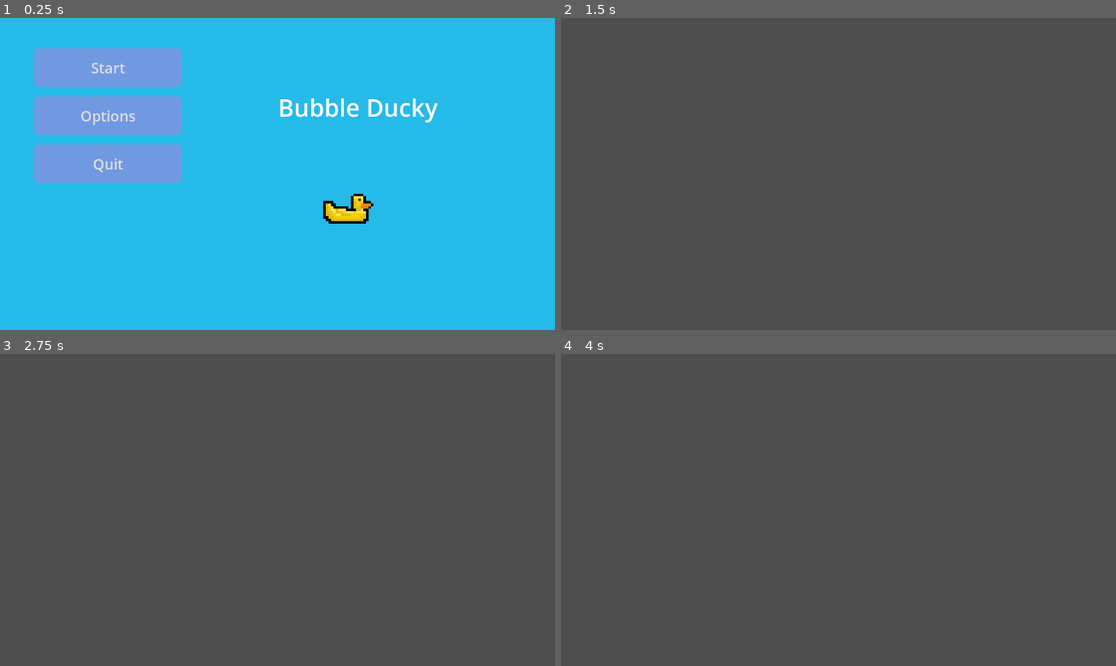
Above: before the commit, frames 1-4 (two rows, left to right).
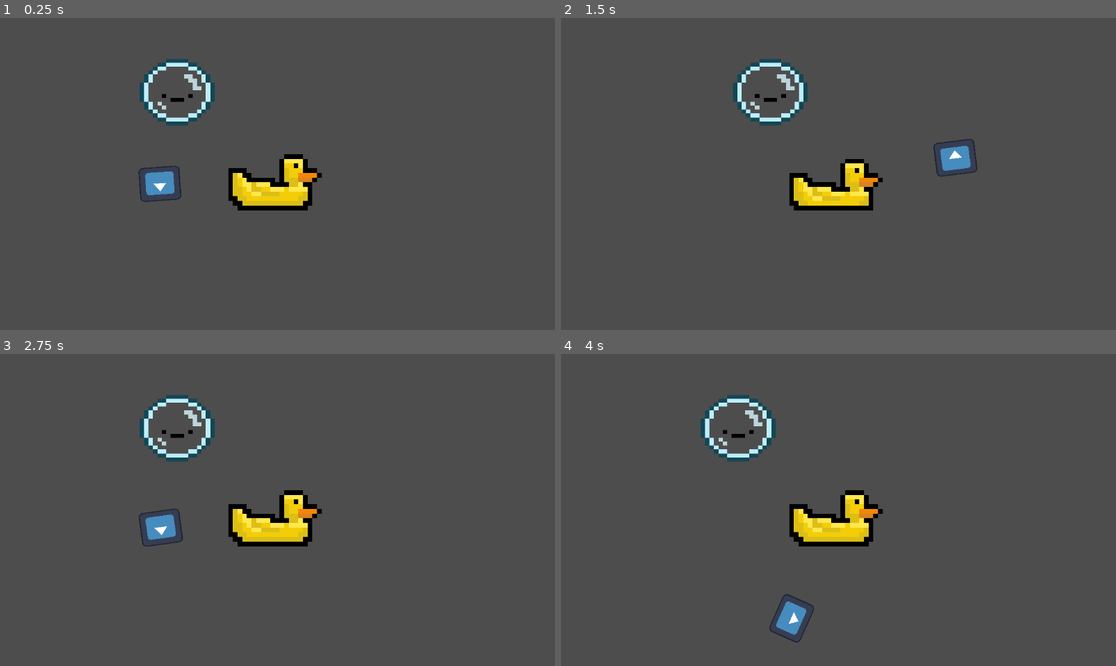
Above: after the commit, the same moments.

Repository: MeIsGroot/GGJ
Game: Godot game, scene res://MAIN.tscn
Two runs of this game, one before a commit and one after it. Both use one fixed random seed, a clock stepped at 60 frames per second and the inputs below. Before the commit the project starts from res://scenes/mainMenu/start_menu.tscn. The engine's default icon, where the game draws it, is replaced by a stand-in: a white triangle on a blue panel in a dark square.
Inputs (mouse positions are in pixels of both pictures, inside the frame that each line leads up to):
- Up to frame 1 (0.25 s): no input
- Up to frame 2 (1.5 s): click (666, 114) at 0.5 s, where only the run before the commit has a clickable "Options"; tap Enter at 1.25 s; move the mouse to (960, 158) at 1.27 s; tap A (KEY_A) at 1.35 s
- Up to frame 3 (2.75 s): move the mouse to (166, 525) at 2.02 s; tap D (KEY_D) at 2.1 s
- Up to frame 4 (4 s): tap Space at 2.75 s; move the mouse to (894, 441) at 2.77 s; tap S (KEY_S) at 2.85 s; tap Enter at 3.5 s; move the mouse to (810, 572) at 3.52 s; tap W (KEY_W) at 3.6 s

The runs differ from the first frame. In frame 1, 100% of the frame differs, in the area x 0-100%, y 0-100%; in frame 2, 3.4%; in frame 3, 3.6%; in frame 4, 3.6%.

Commit message:
aiming completed

Diff:
--- a/BubbleDucky/scenes/mainGame/BUBBLE.tscn
+++ b/BubbleDucky/BUBBLE.tscn
@@ -1,6 +1,6 @@
 [gd_scene load_steps=3 format=3 uid="uid://dg1qgr4esnkde"]
 
-[ext_resource type="Texture2D" uid="uid://dsft7l6e62d8g" path="res://assets/bubble/BubbleEnemy.png" id="1_qvjex"]
+[ext_resource type="Texture2D" uid="uid://bnevjf6o6trlg" path="res://DevAssets/BubbleEnemy.png" id="1_qvjex"]
 
 [sub_resource type="CircleShape2D" id="CircleShape2D_mmikx"]
 radius = 76.4199
--- /dev/null
+++ b/BubbleDucky/MAIN.tscn
@@ -0,0 +1,12 @@
+[gd_scene load_steps=3 format=3 uid="uid://dh41dsn30kkcf"]
+
+[ext_resource type="PackedScene" uid="uid://b0ok2o7ax35lh" path="res://Player.tscn" id="1_itwyn"]
+[ext_resource type="PackedScene" uid="uid://dg1qgr4esnkde" path="res://BUBBLE.tscn" id="2_6vlh1"]
+
+[node name="Main" type="Node2D"]
+
+[node name="Player" parent="." instance=ExtResource("1_itwyn")]
+position = Vector2(45.9006, -2.14966)
+
+[node name="Bubble" parent="." instance=ExtResource("2_6vlh1")]
+position = Vector2(-178, -156)
--- a/BubbleDucky/scenes/mainGame/Player.tscn
+++ b/BubbleDucky/Player.tscn
@@ -1,7 +1,8 @@
-[gd_scene load_steps=6 format=3 uid="uid://b0ok2o7ax35lh"]
+[gd_scene load_steps=8 format=3 uid="uid://b0ok2o7ax35lh"]
 
-[ext_resource type="Texture2D" uid="uid://d0bhwa2e3dlvi" path="res://assets/ducky/BubbleDuck.png" id="1_0n16c"]
-[ext_resource type="Script" path="res://scripts/mainGame/player.gd" id="1_swl2g"]
+[ext_resource type="Texture2D" uid="uid://bfatjfjrmfh1v" path="res://DevAssets/BubbleDuck.png" id="1_0n16c"]
+[ext_resource type="Script" path="res://player.gd" id="1_swl2g"]
+[ext_resource type="PackedScene" uid="uid://mgxj8nsutm4v" path="res://shooter.tscn" id="2_xj04y"]
 
 [sub_resource type="AtlasTexture" id="AtlasTexture_sf8i2"]
 atlas = ExtResource("1_0n16c")
@@ -25,13 +26,14 @@
 "speed": 1.0
 }]
 
+[sub_resource type="CapsuleShape2D" id="CapsuleShape2D_5eolo"]
+radius = 52.0
+height = 192.0
+
 [node name="Player" type="CharacterBody2D"]
 script = ExtResource("1_swl2g")
 
-[node name="CollisionPolygon2D" type="CollisionPolygon2D" parent="."]
-position = Vector2(0, 18)
-scale = Vector2(5.48289, 4.52665)
-polygon = PackedVector2Array(-22, -17, -22, 17, 19, 17, 19, -17)
+[node name="Shooter" parent="." instance=ExtResource("2_xj04y")]
 
 [node name="Camera2D" type="Camera2D" parent="."]
 
@@ -42,3 +44,8 @@
 scale = Vector2(9.71875, 9.71875)
 sprite_frames = SubResource("SpriteFrames_6710x")
 frame_progress = 0.161874
+
+[node name="CollisionShape2D" type="CollisionShape2D" parent="."]
+position = Vector2(-9, 20)
+rotation = 1.5708
+shape = SubResource("CapsuleShape2D_5eolo")
--- a/BubbleDucky/scenes/mainGame/enemy_spawner.tscn
+++ b/BubbleDucky/enemy_spawner.tscn
@@ -1,6 +1,6 @@
 [gd_scene load_steps=3 format=3 uid="uid://ccif0g3qm8egy"]
 
-[ext_resource type="Script" path="res://scripts/mainGame/enemy_spawner.gd" id="1_id6h2"]
+[ext_resource type="Script" path="res://enemy_spawner.gd" id="1_id6h2"]
 [ext_resource type="Texture2D" uid="uid://cgx0p1gjhl2bk" path="res://icon.svg" id="2_w26b7"]
 
 [node name="EnemySpawner" type="Node2D"]
--- /dev/null
+++ b/BubbleDucky/node_2d.tscn
@@ -0,0 +1,3 @@
+[gd_scene format=3 uid="uid://dcrvksvca8ftt"]
+
+[node name="Node2D" type="Node2D"]
--- a/BubbleDucky/project.godot
+++ b/BubbleDucky/project.godot
@@ -11,7 +11,7 @@
 [application]
 
 config/name="BubbleDucky"
-run/main_scene="res://scenes/mainMenu/start_menu.tscn"
+run/main_scene="res://MAIN.tscn"
 config/features=PackedStringArray("4.3", "Mobile")
 config/icon="res://icon.svg"
 
--- a/BubbleDucky/scenes/mainGame/MAIN.tscn
+++ /dev/null
@@ -1,12 +0,0 @@
-[gd_scene load_steps=3 format=3 uid="uid://c0jswxfiatoou"]
-
-[ext_resource type="PackedScene" uid="uid://b0ok2o7ax35lh" path="res://scenes/mainGame/Player.tscn" id="1_yjisv"]
-[ext_resource type="PackedScene" uid="uid://dg1qgr4esnkde" path="res://scenes/mainGame/BUBBLE.tscn" id="2_ke5ja"]
-
-[node name="Main" type="Node2D"]
-
-[node name="Player" parent="." instance=ExtResource("1_yjisv")]
-position = Vector2(45.9006, -2.14966)
-
-[node name="Bubble" parent="." instance=ExtResource("2_ke5ja")]
-position = Vector2(-178, -156)
--- a/BubbleDucky/scenes/mainGame/main_game.tscn
+++ /dev/null
@@ -1,3 +0,0 @@
-[gd_scene format=3 uid="uid://deeonkjnqwk1a"]
-
-[node name="Node2D" type="Node2D"]
--- a/BubbleDucky/scenes/mainMenu/settings.tscn
+++ /dev/null
@@ -1,9 +0,0 @@
-[gd_scene format=3 uid="uid://dysymo7ptdwh2"]
-
-[node name="settings" type="Control"]
-layout_mode = 3
-anchors_preset = 15
-anchor_right = 1.0
-anchor_bottom = 1.0
-grow_horizontal = 2
-grow_vertical = 2
--- a/BubbleDucky/scenes/mainMenu/start_menu.tscn
+++ /dev/null
@@ -1,108 +0,0 @@
-[gd_scene load_steps=8 format=3 uid="uid://bw1h07523eteq"]
-
-[ext_resource type="Script" path="res://scripts/mainMenu/start_menu.gd" id="1_ahxd5"]
-[ext_resource type="Texture2D" uid="uid://d0bhwa2e3dlvi" path="res://assets/ducky/BubbleDuck.png" id="2_kk16u"]
-
-[sub_resource type="StyleBoxFlat" id="StyleBoxFlat_4a5g0"]
-bg_color = Color(0.14902, 0.729412, 0.909804, 1)
-
-[sub_resource type="StyleBoxFlat" id="StyleBoxFlat_qxmn4"]
-bg_color = Color(0.442836, 0.598377, 0.88283, 1)
-corner_radius_top_left = 10
-corner_radius_top_right = 10
-corner_radius_bottom_right = 10
-corner_radius_bottom_left = 10
-
-[sub_resource type="AtlasTexture" id="AtlasTexture_ttd0c"]
-atlas = ExtResource("2_kk16u")
-region = Rect2(0, 0, 32, 32)
-
-[sub_resource type="AtlasTexture" id="AtlasTexture_ue4s1"]
-atlas = ExtResource("2_kk16u")
-region = Rect2(0, 32, 32, 32)
-
-[sub_resource type="SpriteFrames" id="SpriteFrames_l6cvw"]
-animations = [{
-"frames": [{
-"duration": 1.0,
-"texture": SubResource("AtlasTexture_ttd0c")
-}, {
-"duration": 1.0,
-"texture": SubResource("AtlasTexture_ue4s1")
-}],
-"loop": true,
-"name": &"idle",
-"speed": 1.0
-}]
-
-[node name="TitleMenu" type="Control"]
-layout_mode = 3
-anchors_preset = 15
-anchor_right = 1.0
-anchor_bottom = 1.0
-grow_horizontal = 2
-grow_vertical = 2
-script = ExtResource("1_ahxd5")
-
-[node name="Panel2" type="Panel" parent="."]
-layout_mode = 1
-anchors_preset = 15
-anchor_right = 1.0
-anchor_bottom = 1.0
-grow_horizontal = 2
-grow_vertical = 2
-theme_override_styles/panel = SubResource("StyleBoxFlat_4a5g0")
-
-[node name="VBoxContainer" type="VBoxContainer" parent="."]
-layout_mode = 1
-offset_left = 71.0
-offset_top = 63.0
-offset_right = 378.0
-offset_bottom = 343.0
-theme_override_constants/separation = 20
-
-[node name="Start" type="Button" parent="VBoxContainer"]
-layout_mode = 2
-size_flags_vertical = 3
-theme_override_font_sizes/font_size = 30
-theme_override_styles/normal = SubResource("StyleBoxFlat_qxmn4")
-text = "Start
-"
-
-[node name="Options" type="Button" parent="VBoxContainer"]
-layout_mode = 2
-size_flags_vertical = 3
-theme_override_font_sizes/font_size = 30
-theme_override_styles/normal = SubResource("StyleBoxFlat_qxmn4")
-text = "Options"
-
-[node name="Quit" type="Button" parent="VBoxContainer"]
-layout_mode = 2
-size_flags_vertical = 3
-theme_override_font_sizes/font_size = 30
-theme_override_styles/normal = SubResource("StyleBoxFlat_qxmn4")
-text = "Quit
-"
-
-[node name="Label" type="Label" parent="."]
-layout_mode = 0
-offset_left = 577.0
-offset_top = 144.0
-offset_right = 908.0
-offset_bottom = 227.0
-theme_override_font_sizes/font_size = 50
-text = "Bubble Ducky"
-horizontal_alignment = 1
-vertical_alignment = 1
-
-[node name="BubbleDucky" type="AnimatedSprite2D" parent="."]
-position = Vector2(718, 401)
-scale = Vector2(5.20313, 5.20313)
-sprite_frames = SubResource("SpriteFrames_l6cvw")
-animation = &"idle"
-autoplay = "idle"
-frame_progress = 0.587606
-
-[connection signal="pressed" from="VBoxContainer/Start" to="." method="_on_start_pressed"]
-[connection signal="pressed" from="VBoxContainer/Options" to="." method="_on_options_pressed"]
-[connection signal="pressed" from="VBoxContainer/Quit" to="." method="_on_quit_pressed"]
--- a/BubbleDucky/scripts/mainMenu/start_menu.gd
+++ /dev/null
@@ -1,24 +0,0 @@
-extends Control
-
-
-# Called when the node enters the scene tree for the first time.
-func _ready():
-	$BubbleDucky.play
-
-
-# Called every frame. 'delta' is the elapsed time since the previous frame.
-func _process(delta):
-	pass
-
-
-#Button press calls
-func _on_start_pressed():
-	get_tree().change_scene_to_file("res://scenes/mainGame/MAIN.tscn")
-
-
-func _on_options_pressed():
-	get_tree().change_scene_to_file("res://scenes/mainMenu/settings.tscn")
-
-
-func _on_quit_pressed():
-	get_tree().quit()
--- /dev/null
+++ b/BubbleDucky/shooter.gd
@@ -0,0 +1,5 @@
+extends Area2D
+
+
+func _physics_process(delta: float) -> void:
+	look_at(get_global_mouse_position())
--- /dev/null
+++ b/BubbleDucky/shooter.tscn
@@ -0,0 +1,23 @@
+[gd_scene load_steps=4 format=3 uid="uid://mgxj8nsutm4v"]
+
+[ext_resource type="Texture2D" uid="uid://cgx0p1gjhl2bk" path="res://icon.svg" id="1_k7ie4"]
+[ext_resource type="Script" path="res://shooter.gd" id="1_oai82"]
+
+[sub_resource type="CircleShape2D" id="CircleShape2D_o0rqb"]
+radius = 2500.03
+
+[node name="Shooter" type="Area2D"]
+script = ExtResource("1_oai82")
+
+[node name="CollisionShape2D" type="CollisionShape2D" parent="."]
+shape = SubResource("CircleShape2D_o0rqb")
+
+[node name="Marker2D" type="Marker2D" parent="."]
+
+[node name="pointer" type="Sprite2D" parent="Marker2D"]
+position = Vector2(245, -3)
+scale = Vector2(0.668701, 0.552734)
+texture = ExtResource("1_k7ie4")
+
+[node name="Marker2D" type="Marker2D" parent="Marker2D/pointer"]
+position = Vector2(-75.8519, -1.95313e-05)
Renamed: BubbleDucky/assets/ducky/BubbleDuck.png -> BubbleDucky/DevAssets/BubbleDuck.png
Not shown, changed: BubbleDucky/DevAssets/BubbleDuck.png.import
Renamed: BubbleDucky/assets/bubble/BubbleEnemy.png -> BubbleDucky/DevAssets/BubbleEnemy.png
Not shown, changed: BubbleDucky/DevAssets/BubbleEnemy.png.import
Binary file removed: BubbleDucky/assets/backgrounds/MainScreen.jpg
Not shown, removed: BubbleDucky/assets/bubble/BubbleEnemy.png.import
Renamed: BubbleDucky/scripts/mainGame/enemy_spawner.gd -> BubbleDucky/enemy_spawner.gd
Renamed: BubbleDucky/scripts/mainGame/player.gd -> BubbleDucky/player.gd
Not shown, added: BubbleDucky/DevAssets/BubbleDuck.pxo
Not shown, added: BubbleDucky/DevAssets/BubbleEnemy.pxo
